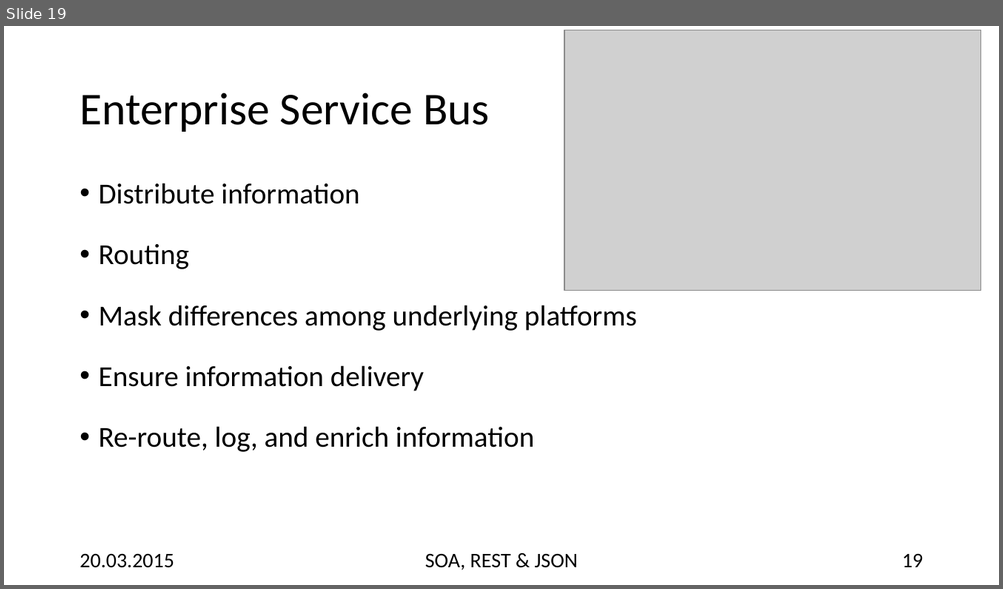
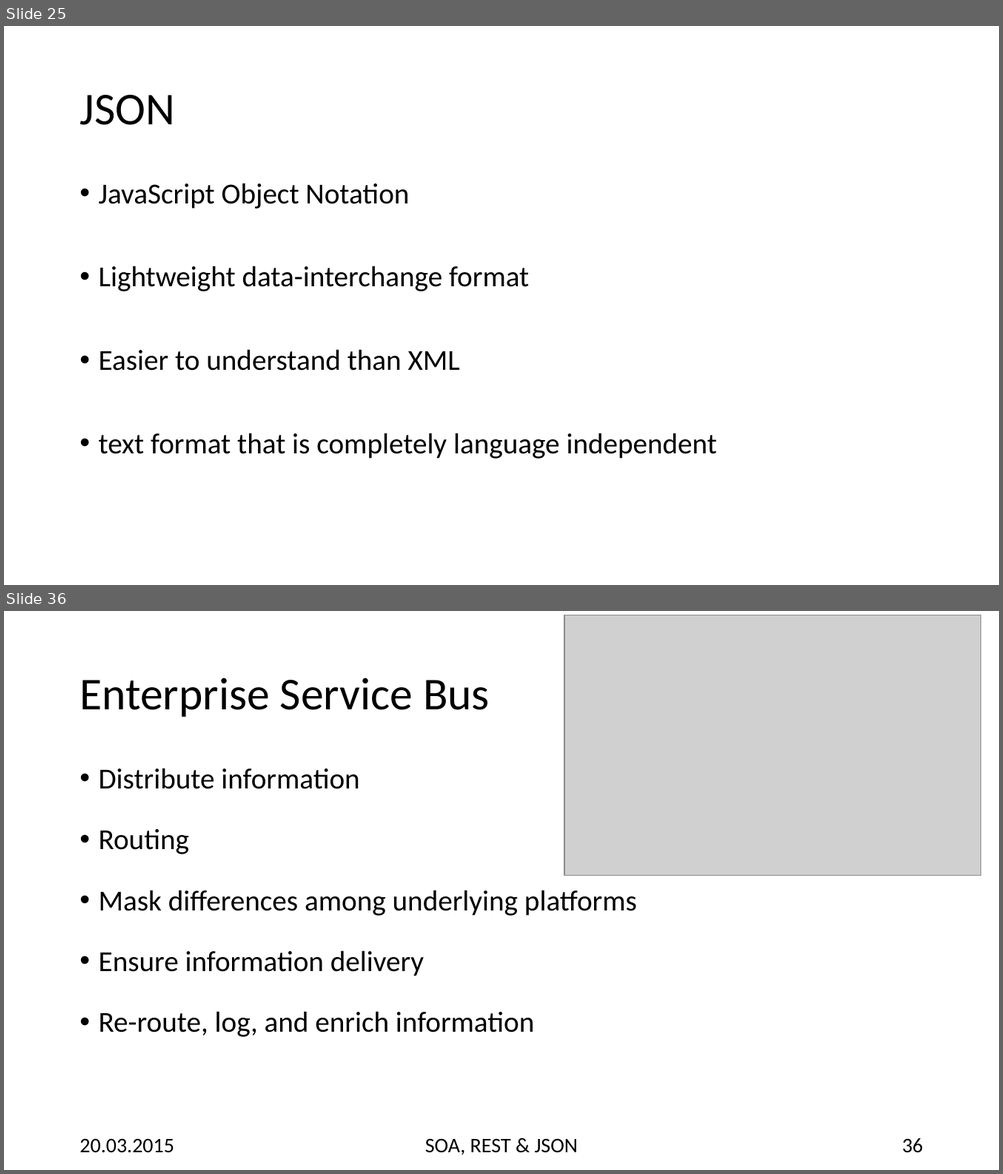
Before and after one commit to hsiegel-tgm/SOA2, a slide deck: p2.pptx. Shown one above the other, each under a label of ours: slide 19 before the commit, slides 25 and 36 after it; the slides between them are not shown. The pictures are 1003x589 and 1003x1174 pixels, drawn with LibreOffice and Linux fonts; fonts in the diff are those of the drawing; grey boxes stand for pictures. Boxes give left, top, right and bottom in pixels: in the first picture for what was removed or moved away, otherwise in the second. Text is boxed around its words. In the diff, an @@ line names an element or a change of style, - is before the commit and + after.

```diff
--- a/p2.pptx
+++ b/p2.pptx
@@ slide 25 added at <box>4,26,999,585</box>, background #FFFFFF @@
@@ title added at <box>79,95,174,125</box>, 44 pt, text #000000 @@
+JSON
@@ text added at <box>99,183,717,459</box>, 28 pt, text #000000 @@
+• JavaScript Object Notation
+• Lightweight data-interchange format
+• Easier to understand than XML
+• text format that is completely language independent
@@ what was slide 19 is now slide 36 @@
@@ page number at <box>902,1139,922,1153</box>: text changed @@
-19
+36
```
Also in this commit, not shown: 6 slides changed, 19 other slides added, 4 other files.
